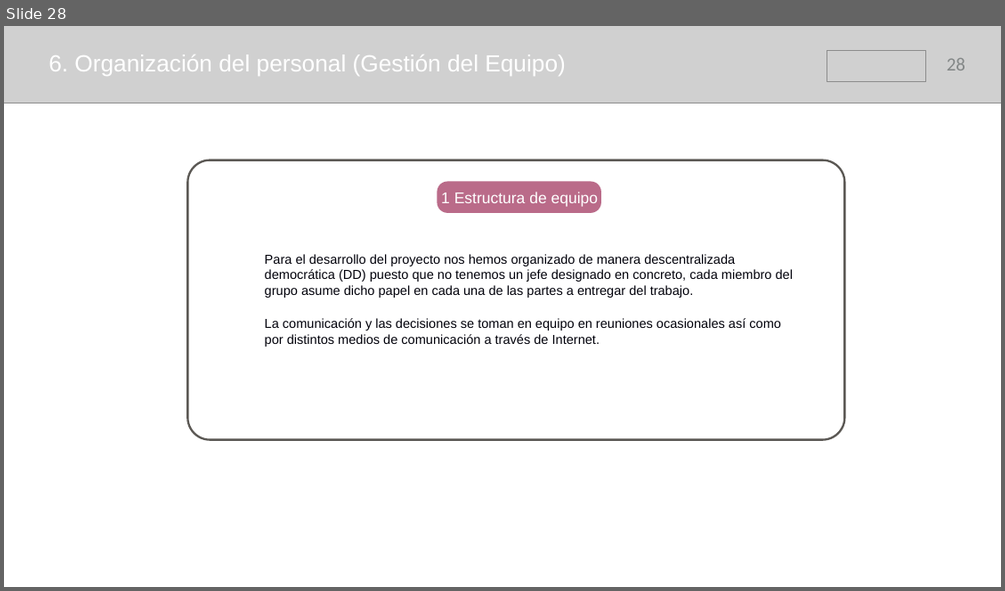
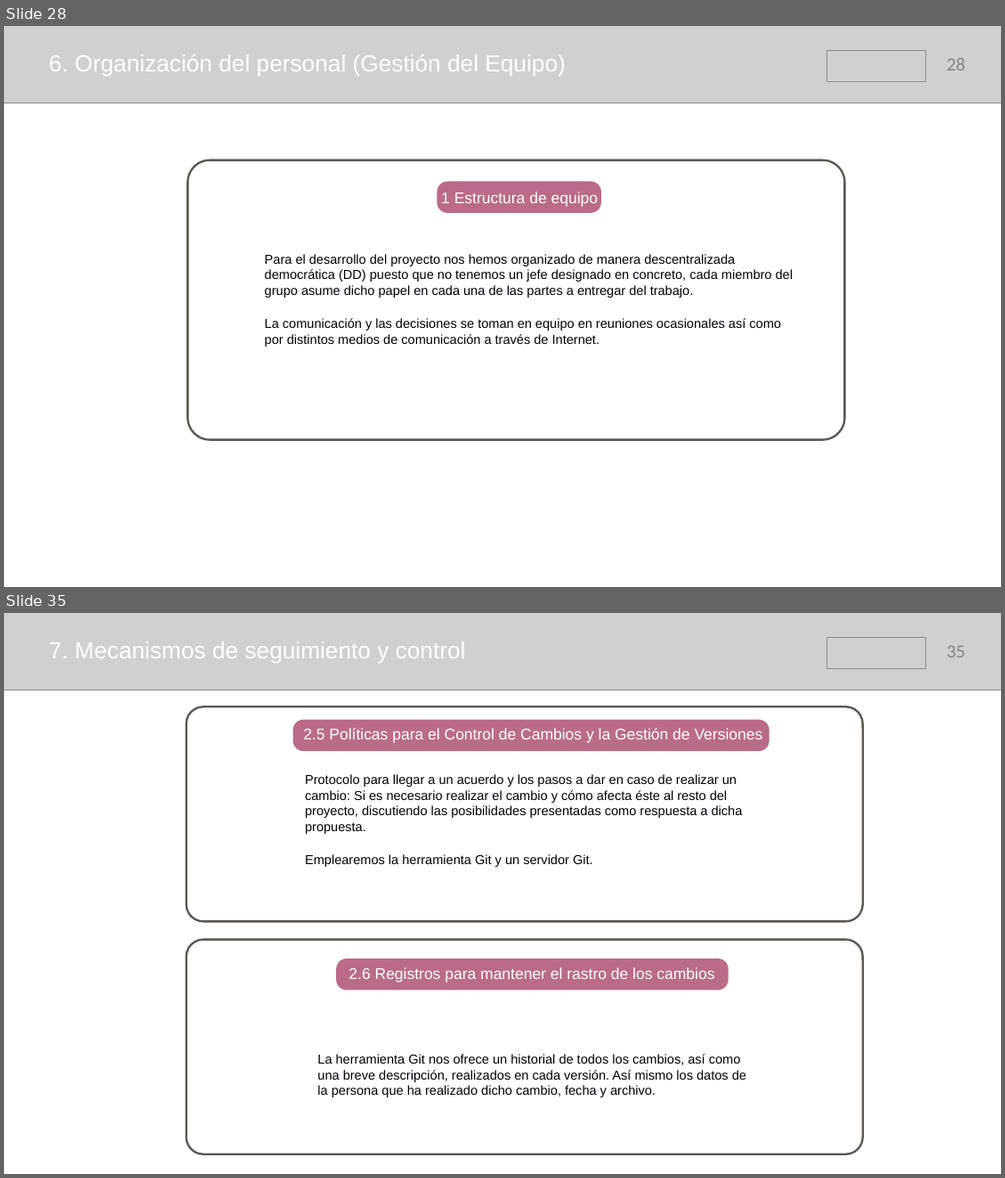
Before and after one commit to samusolo/iDoctor, a slide deck: Plan de proyecto.pptx. Shown one above the other, each under a label of ours: slide 28 before the commit, slides 28 and 35 after it; the slides between them are not shown. The pictures are 1005x591 and 1005x1178 pixels, drawn with LibreOffice and Linux fonts; fonts in the diff are those of the drawing; grey boxes stand for pictures. Boxes give left, top, right and bottom in pixels: in the first picture for what was removed or moved away, otherwise in the second. Text is boxed around its words. In the diff, an @@ line names an element or a change of style, - is before the commit and + after.

Commit message:
Plan de proyecto practicamente acabado
Falta meter los archivos externos a mostrar y el punto 8 (Apéndice)

```diff
--- a/Plan de proyecto.pptx
+++ b/Plan de proyecto.pptx
@@ slide 35 added at (4, 613, 1001, 1174), background #FFFFFF @@
@@ picture added at (4, 613, 1001, 690) @@
@@ picture added at (826, 637, 925, 669) @@
@@ text added at (48, 641, 466, 663), 45 pt, text #FFFFFF @@
+7. Mecanismos de seguimiento y control
@@ page number added at (947, 645, 965, 657), 36 pt, text #838787 @@
+35
@@ rounded rectangle added at (186, 706, 863, 921), outline #5B5854 4 pt @@
@@ rounded rectangle added at (293, 720, 769, 751), fill #BA6B89 @@
@@ text added at (303, 728, 763, 743), 30 pt, text #FFFFFF @@
+2.5 Políticas para el Control de Cambios y la Gestión de Versiones
@@ text added at (305, 774, 743, 867), 25 pt, text #00000A @@
+Protocolo para llegar a un acuerdo y los pasos a dar en caso de realizar un cambio: Si es necesario realizar el cambio y cómo afecta éste al resto del proyecto, discutiendo las posibilidades presentadas como respuesta a dicha propuesta.
+Emplearemos la herramienta Git y un servidor Git.
@@ rounded rectangle added at (186, 940, 863, 1154), outline #5B5854 4 pt @@
@@ rounded rectangle added at (336, 958, 728, 989), fill #BA6B89 @@
@@ text added at (348, 967, 714, 982), 30 pt, text #FFFFFF @@
+2.6 Registros para mantener el rastro de los cambios
@@ text added at (317, 1054, 746, 1097), 25 pt, text #00000A @@
+La herramienta Git nos ofrece un historial de todos los cambios, así como una breve descripción, realizados en cada versión. Así mismo los datos de la persona que ha realizado dicho cambio, fecha y archivo.
```
Also in this commit, not shown: 2 slides changed, 5 other slides added.
